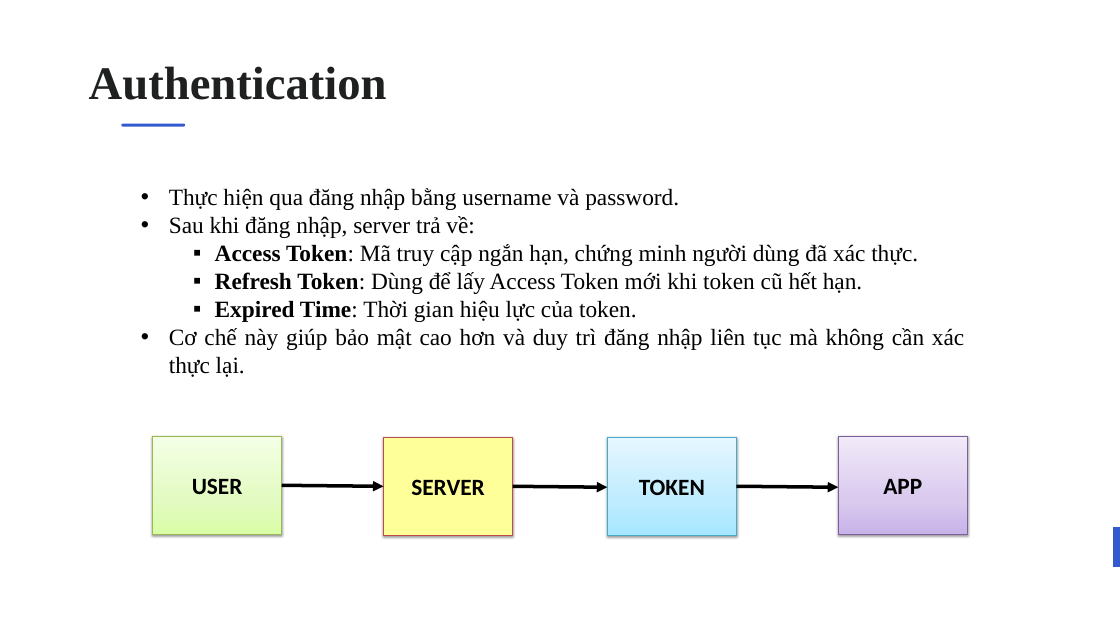
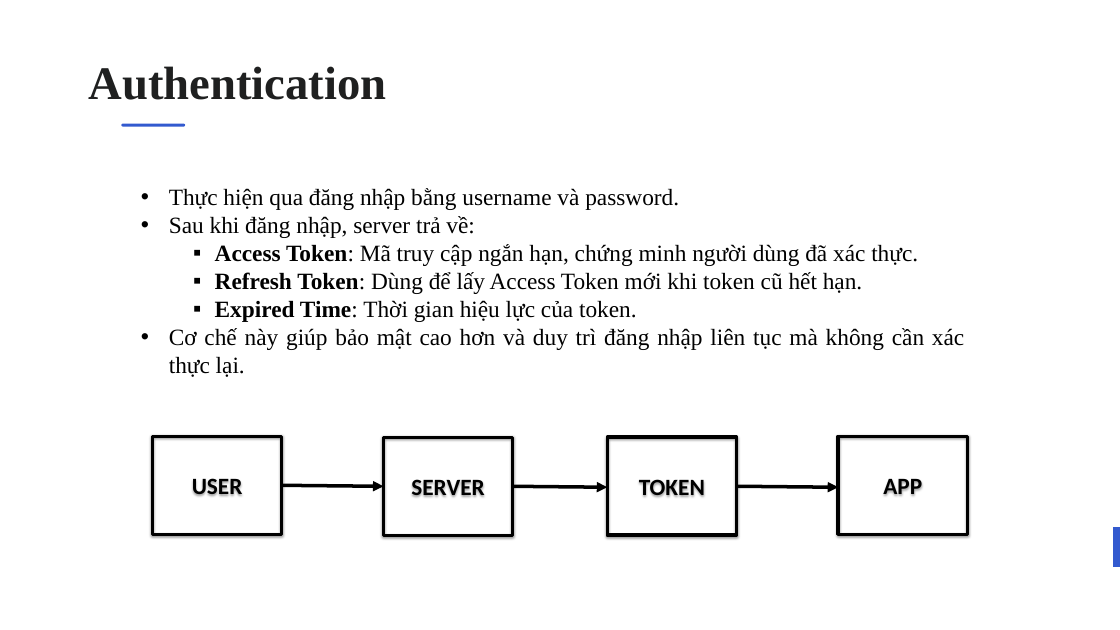
Before and after one commit to tiendat22ktmt2/baocaochude9, a slide deck: slide 19 of BaoCaovaSlide/baocaochude9_slide.pptx. Drawn at 1120x630 pixels with LibreOffice and Linux fonts; fonts in the diff are those of the drawing; background and template pictures are left out. Boxes give left, top, right and bottom in pixels: in the first picture for what was removed or moved away, otherwise in the second. Text is boxed around its words. In the diff, an @@ line names an element or a change of style, - is before the commit and + after.

```diff
--- a/BaoCaovaSlide/baocaochude9_slide.pptx
+++ b/BaoCaovaSlide/baocaochude9_slide.pptx
@@ rectangle "USER" at (152,436,282,534): fill gradient #DAFDA7 to #E4FCC2 to #F5FFE7 to none; outline #98B955 0.75 pt to #000000 4.5 pt @@
@@ rectangle "SERVER" at (384,437,513,535): fill #FFFF99 to none; outline #BF4C48 0.75 pt to #000000 4.5 pt @@
@@ rectangle "TOKEN" at (607,437,736,535): fill gradient #A7E6FF to #C1EDFF to #E7F8FF to none; outline #46AAC5 0.75 pt to #000000 4.5 pt @@
@@ rectangle "APP" at (838,436,968,534): fill gradient #C9B5E8 to #D8CBEE to #F0EAF9 to none; outline #7D60A0 0.75 pt to #000000 4.5 pt @@
```
Also in this commit, not shown: 1 other slide changed, 3 slides added, 1 slide removed, 1 other file.
